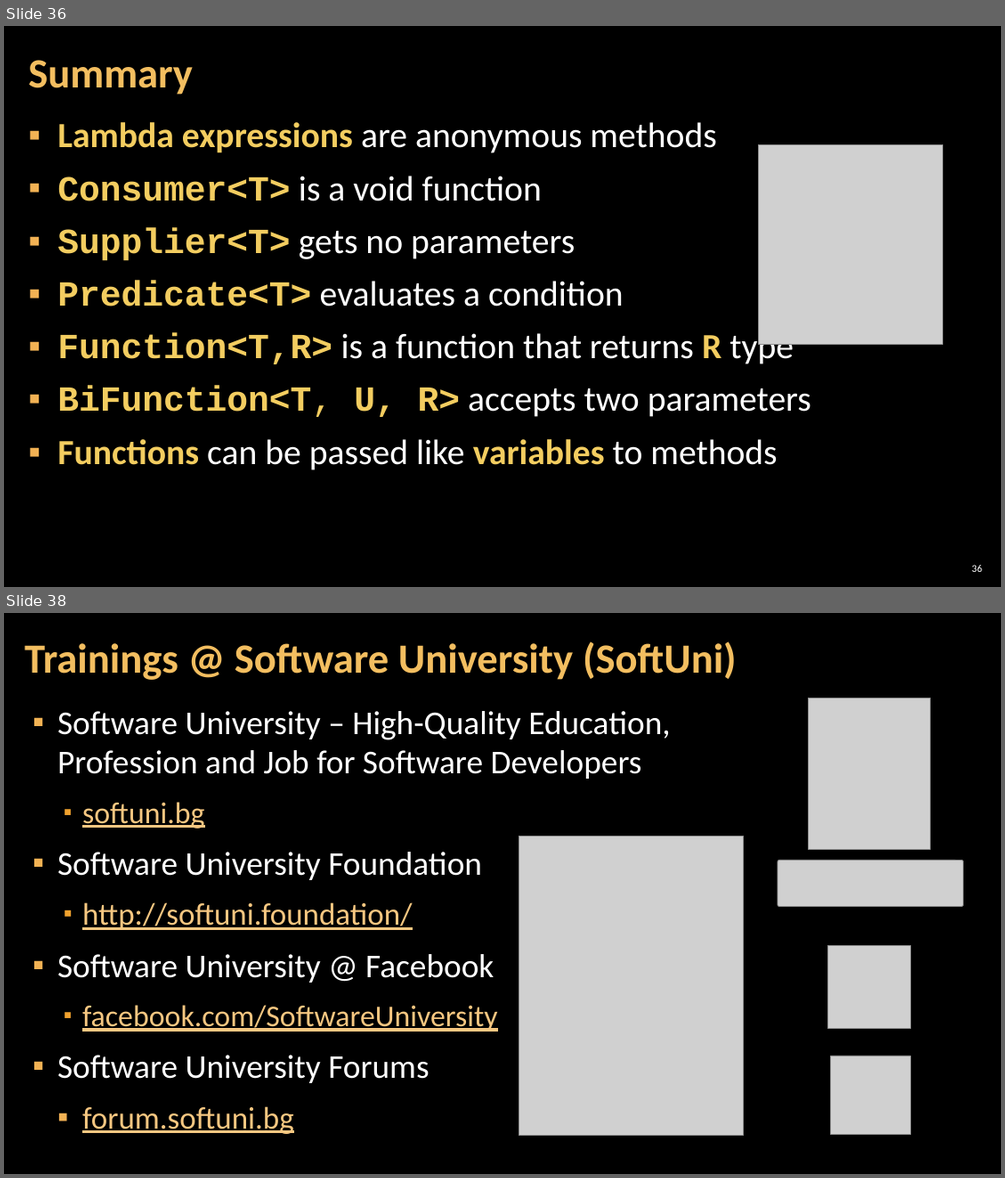
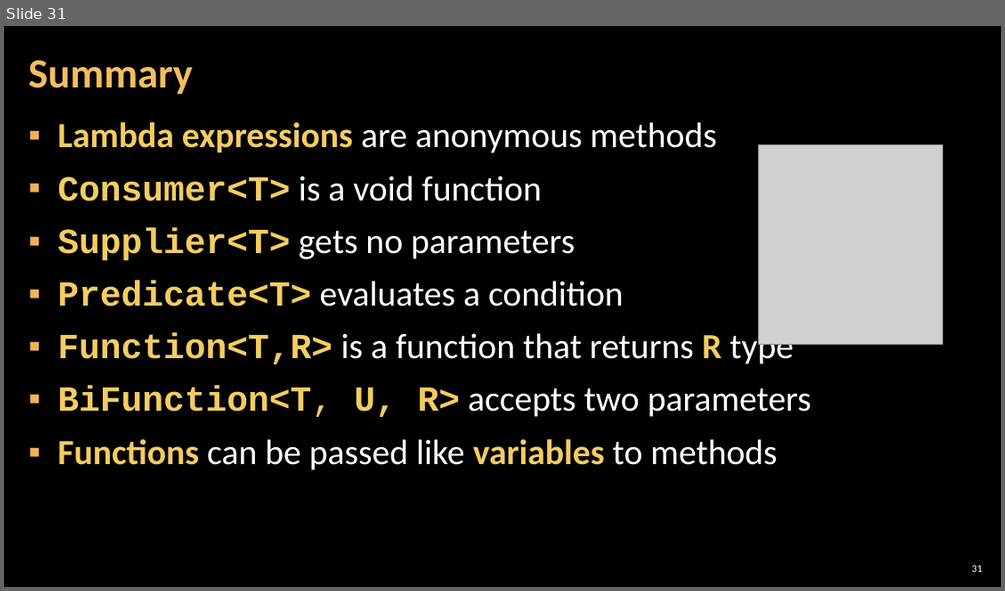
Before and after one commit to Tuscann/JAVA---Advanced---2017, a slide deck: 13.FUNCTIONAL PROGRAMMING/06. Java-Advanced-Functional-Programming.pptx. Shown one above the other, each under a label of ours: slides 36 and 38 before the commit, slide 31 after it; the slides between them are not shown. The pictures are 1005x1178 and 1005x591 pixels, drawn with LibreOffice and Linux fonts; fonts in the diff are those of the drawing; grey boxes stand for pictures; background and template pictures are left out. Boxes give left, top, right and bottom in pixels: in the first picture for what was removed or moved away, otherwise in the second. Text is boxed around its words. In the diff, an @@ line names an element or a change of style, - is before the commit and + after.

```diff
--- a/13.FUNCTIONAL PROGRAMMING/06. Java-Advanced-Functional-Programming.pptx
+++ b/13.FUNCTIONAL PROGRAMMING/06. Java-Advanced-Functional-Programming.pptx
@@ slide 38 removed at (4, 613, 1001, 1174), background picture (left out) @@
@@ title removed at (24, 641, 736, 680) @@
-Trainings @ Software University (SoftUni)
@@ text removed at (57, 711, 670, 1134) @@
-▪ Software University – High-Quality Education, Profession and Job for Software Developers
-  ▪ softuni.bg
-▪ Software University Foundation
-  ▪ http://softuni.foundation/
-  ▪ Software University @ Facebook
-  ▪ facebook.com/SoftwareUniversity
-  ▪ Software University Forums
-    ▪ forum.softuni.bg
@@ picture removed at (808, 698, 930, 850) @@
@@ picture removed at (518, 835, 743, 1135) @@
@@ picture removed at (777, 860, 963, 906) @@
@@ picture removed at (828, 945, 910, 1028) @@
@@ picture removed at (831, 1055, 910, 1135) @@
@@ what was slide 36 is now slide 31 @@
@@ page number at (971, 564, 982, 572): text changed @@
-36
+31
```
Also in this commit, not shown: 6 other slides removed, 35 other files.
